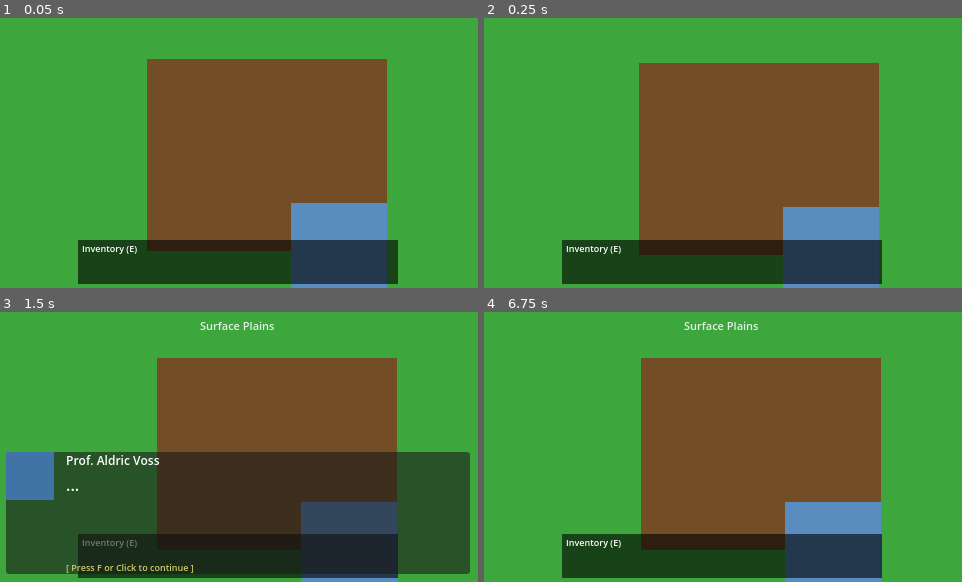
Above: before the commit, frames 1-4 (two rows, left to right).
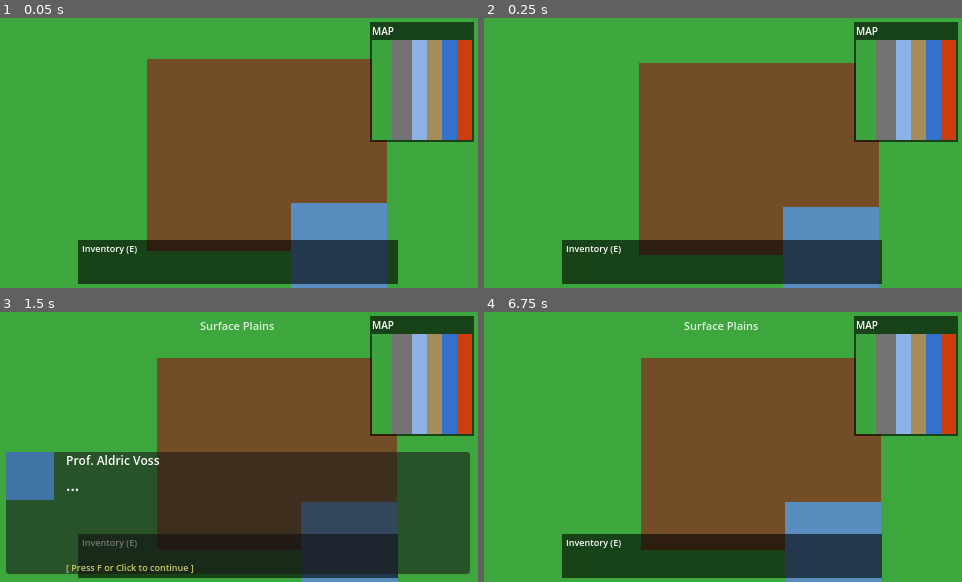
Above: after the commit, the same moments.

Repository: jjdcodingcollective-collab/element-heroes-the-periodic-wars
Game: Godot game, scene res://scenes/world/world.tscn
Same seed, same stepped clock (60 frames per second), same inputs: the game is played once before the commit and once after it.
Inputs (mouse positions are in pixels of both pictures, inside the frame that each line leads up to):
- Up to frame 1 (0.05 s): no input
- Up to frame 2 (0.25 s): no input
- Up to frame 3 (1.5 s): move the mouse to (344, 433) at 0.52 s; hold D (move_right) 0.53-1.28 s; hold F (interact) 0.53-1.28 s; click (344, 433) at 0.67 s; move the mouse to (143, 460) at 1.27 s; hold S (move_down) from 1.28 s (still down); tap C (open_compendium) at 1.35 s
- Up to frame 4 (6.75 s): tap F (interact) at 2, 3.5, 5 s; move the mouse to (770, 387) at 2.02 s; release S (move_down) at 2.03 s; hold D (move_right) 2.03-2.78 s; hold F (interact) 2.03-2.78 s; move the mouse to (699, 501) at 2.77 s; hold W (move_up) 2.78-3.53 s; tap C (open_compendium) at 2.85, 4.35, 5.85 s; click (699, 501) at 2.92 s; move the mouse to (866, 487) at 3.52 s; hold F (interact) 3.53-4.28 s; hold A (move_left) 3.53-5.03 s; move the mouse to (579, 406) at 4.27 s; move the mouse to (746, 447) at 5.02 s; hold S (move_down) 5.03-5.78 s; hold F (interact) 5.03-5.78 s; click (746, 447) at 5.17 s; move the mouse to (651, 379) at 5.77 s; hold D (move_right) 5.78-6.53 s; move the mouse to (828, 433) at 6.52 s; hold W (move_up) from 6.53 s (still down); hold F (interact) from 6.53 s (still down)

The runs differ from the first frame. In frame 1, 9.1% of the frame differs, in the area x 77-100%, y 1-46%; in frame 2, 9.3%; in frame 3, 9.3%; in frame 4, 9.3%.
Error before the commit: Parse Error: Cannot infer the type of "px" variable because the value doesn't have a set type. (res://scripts/ui/minimap.gd:80)
Error after the commit: Invalid assignment of property or key 'dialogue' with value of type 'Array' on a base object of type 'StaticBody2D (npc.gd)'. (res://scripts/world/world.gd:80)

Commit message:
Fix type inference on px/py/tile_x in minimap.gd
Cast player_ref to Node2D to access global_position with a known type,
then explicitly type px, py, tile_x as float/int.

Co-Authored-By: Claude Sonnet 4.6 <noreply@anthropic.com>

Diff:
--- a/scripts/ui/minimap.gd
+++ b/scripts/ui/minimap.gd
@@ -77,13 +77,14 @@
 	if player_ref == null:
 		return
 	# Player dot on minimap
-	var px := (player_ref.global_position.x / (WORLD_W * 16.0)) * MAP_W + 2
-	var py := (player_ref.global_position.y / (WORLD_H * 16.0)) * MAP_H + 18
+	var pos: Vector2 = (player_ref as Node2D).global_position
+	var px: float = (pos.x / (WORLD_W * 16.0)) * MAP_W + 2
+	var py: float = (pos.y / (WORLD_H * 16.0)) * MAP_H + 18
 	draw_circle(Vector2(px, py), 2.0, Color.WHITE)
 	draw_circle(Vector2(px, py), 1.0, Color(0.9, 0.2, 0.6))
 
 	# Biome label at player position
-	var tile_x: int = int(player_ref.global_position.x / 16.0)
+	var tile_x: int = int(pos.x / 16.0)
 	var biome: String = _biome_for_x(tile_x).replace("_", " ").capitalize()
 	draw_string(ThemeDB.fallback_font, Vector2(2, MAP_H + 16), biome, HORIZONTAL_ALIGNMENT_LEFT, -1, 9, Color.WHITE)
 
